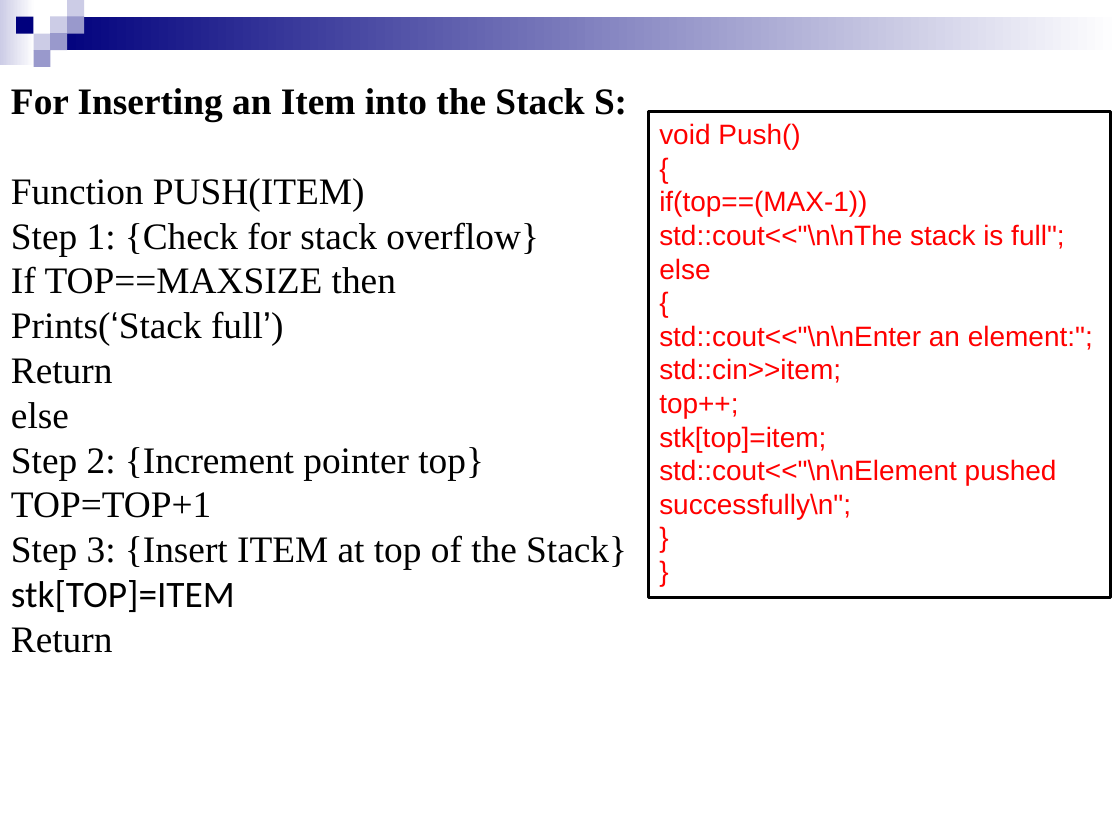
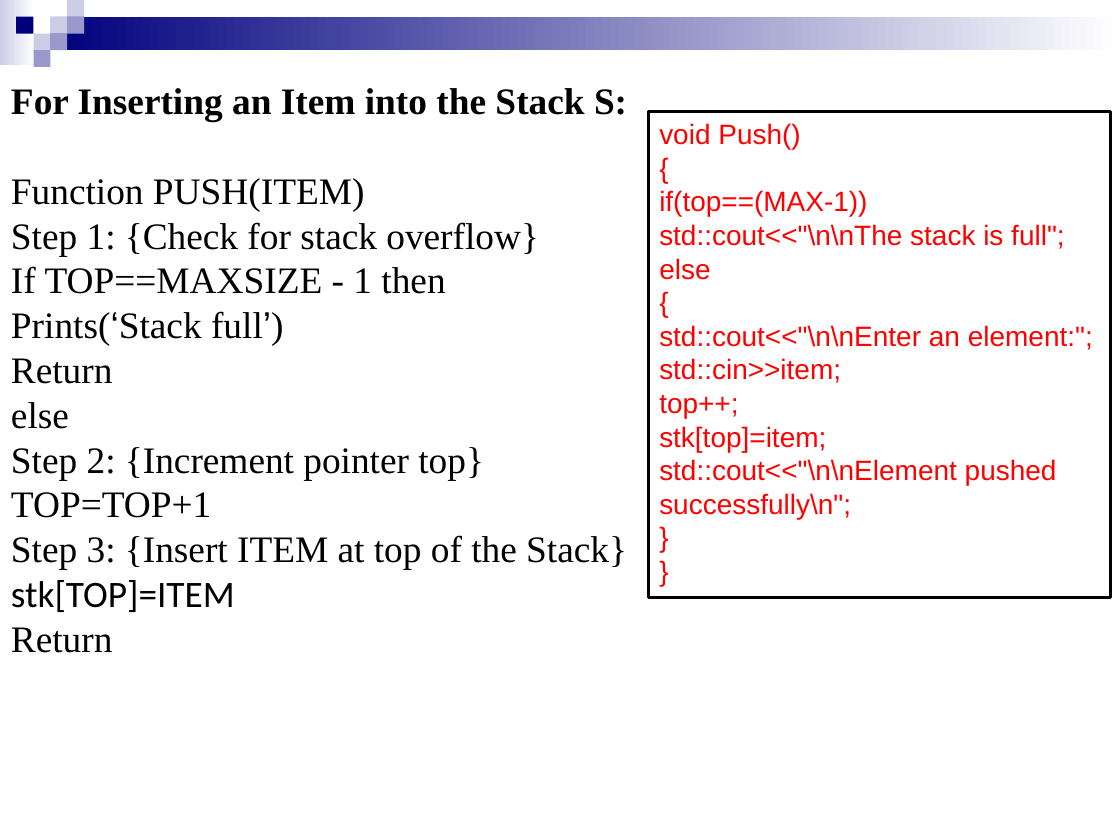
Before and after one commit to Emadalsuwat/emadalsuwat.github.io, a slide deck: slide 12 of DataStructure/Lecture6.pptx. Drawn at 1120x840 pixels with LibreOffice and Linux fonts; fonts in the diff are those of the drawing. Boxes give left, top, right and bottom in pixels: in the first picture for what was removed or moved away, otherwise in the second. Text is boxed around its words. In the diff, an @@ line names an element or a change of style, - is before the commit and + after.

```diff
--- a/DataStructure/Lecture6.pptx
+++ b/DataStructure/Lecture6.pptx
@@ text at <box>11,266,445,294</box>: text changed @@
-If TOP==MAXSIZE then
+If TOP==MAXSIZE - 1 then
```
Also in this commit, not shown: 3 other slides changed.
